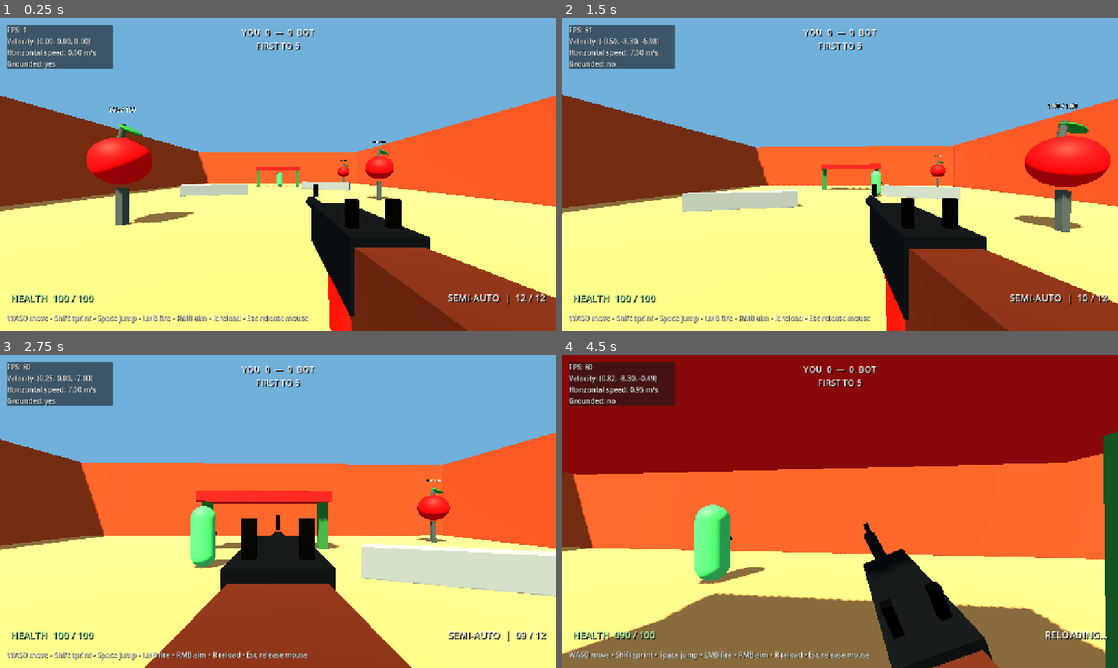
Above: before the commit, frames 1-4 (two rows, left to right).
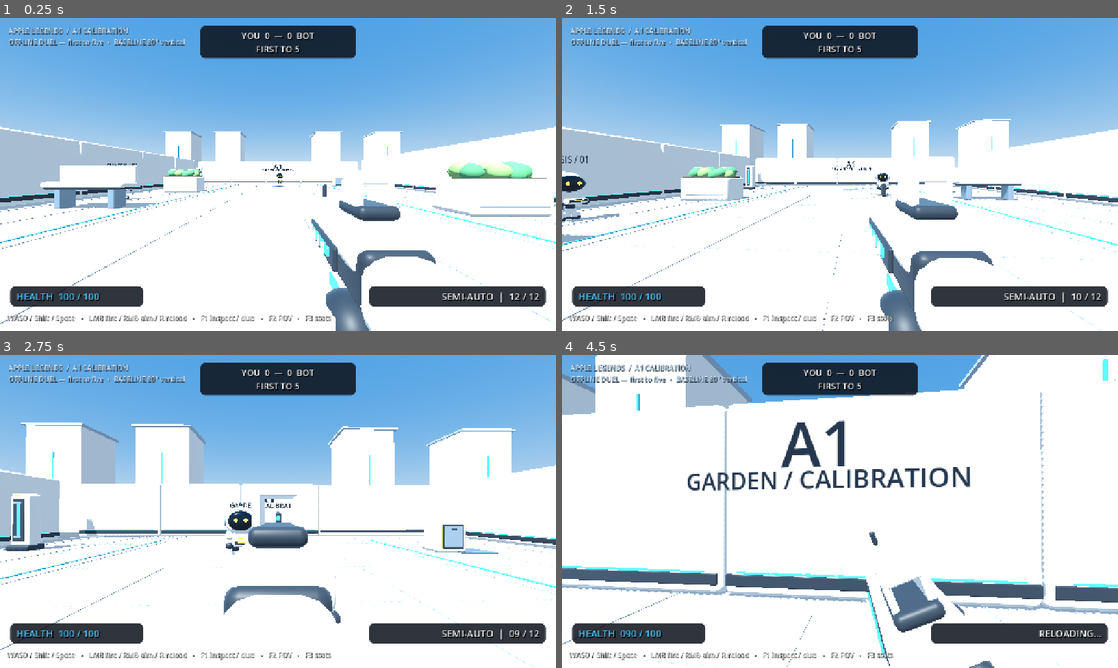
Above: after the commit, the same moments.

Repository: hjo3-cse40/apple-legends-
Game: Godot game, scene res://scenes/main/main.tscn
Two runs of this game, one before a commit and one after it. Both use one fixed random seed, a clock stepped at 60 frames per second and the inputs below.
Inputs (mouse positions are in pixels of both pictures, inside the frame that each line leads up to):
- Up to frame 1 (0.25 s): no input
- Up to frame 2 (1.5 s): tap Enter (ui_accept) at 0.5 s; move the mouse to (867, 174) at 0.52 s; hold Right mouse button (aim) 0.53-1.28 s; hold W (move_forward) from 0.53 s (still down); tap Space (jump) at 0.77 s; click (867, 174) at 0.8 s; move the mouse to (812, 174) at 1.27 s; click (812, 174) at 1.35 s
- Up to frame 3 (2.75 s): keep holding W (move_forward); tap Space (jump) at 1.52 s; right-click (250, 511) at 1.55 s; move the mouse to (289, 505) at 2.02 s; hold Right mouse button (aim) from 2.03 s (still down); click (289, 505) at 2.3 s
- Up to frame 4 (4.5 s): keep holding W (move_forward); move the mouse to (834, 517) at 2.77 s; release Right mouse button (aim) at 2.78 s; click (834, 517) at 2.85 s; tap Space (jump) at 3.02, 3.77 s; right-click (834, 517) at 3.05 s; move the mouse to (878, 514) at 3.52 s; hold Shift (sprint) 3.53-4.28 s; click (878, 514) at 3.8 s; tap R (reload) at 4.15 s; move the mouse to (795, 508) at 4.27 s; right-click (795, 508) at 4.35 s

The runs differ from the first frame. In frame 1, 77% of the frame differs, in the area x 0-100%, y 0-100%; in frame 2, 77%; in frame 3, 80%; in frame 4, 100%.

Commit message:
Add Blender-authored mini robot art calibration bay

Diff:
--- /dev/null
+++ b/scenes/levels/calibration/calibration_bay.gd
@@ -0,0 +1,259 @@
+extends Node3D
+## Art-only layer over the accepted duel. Simulation distances remain unchanged.
+
+const ROBOT := preload("res://art/calibration/MiniBot.glb")
+const RIFLE := preload("res://art/calibration/PulseRifle.glb")
+const WALL := preload("res://art/calibration/ShellWall.glb")
+const PLANTER := preload("res://art/calibration/GardenPlanter.glb")
+const BENCH := preload("res://art/calibration/CampusBench.glb")
+const CHARGER := preload("res://art/calibration/ChargeColumn.glb")
+const CARGO := preload("res://art/calibration/CargoPod.glb")
+
+var opponent_paused := false
+var reference_fov := false
+var robot_visual: Node3D
+var status: Label
+var elapsed := 0.0
+var last_bot_health := 100.0
+var hit_flash_remaining := 0.0
+var hit_shells: Array[MeshInstance3D] = []
+
+func _ready() -> void:
+	# Inherited scene keeps the original gameplay nodes and unique-name contracts.
+	for node_name in ["LeftCanyon", "RightCanyon", "FarCanyon", "NearCanyon", "BarrierLeft", "BarrierRight", "LowCeilingBeam", "Targets"]:
+		get_node(node_name).queue_free()
+	var floor_mesh := $Ground/Mesh as MeshInstance3D
+	$Ground.position.y = -0.2
+	floor_mesh.material_override = _material(Color("cbd3df"), 0.76)
+	_build_shell()
+	_build_props()
+	_setup_lighting()
+	_setup_robot()
+	_setup_rifle()
+	_setup_hud()
+
+func _material(color: Color, roughness: float = 0.5) -> StandardMaterial3D:
+	var material := StandardMaterial3D.new()
+	material.albedo_color = color
+	material.roughness = roughness
+	return material
+
+func _asset(scene: PackedScene, at: Vector3, yaw: float = 0.0) -> Node3D:
+	var node := scene.instantiate() as Node3D
+	add_child(node)
+	node.position = at
+	node.rotation.y = yaw
+	return node
+
+func _solid(at: Vector3, size: Vector3) -> void:
+	var body := StaticBody3D.new()
+	var collision := CollisionShape3D.new()
+	var shape := BoxShape3D.new()
+	shape.size = size
+	collision.shape = shape
+	body.add_child(collision)
+	add_child(body)
+	body.position = at
+
+func _block(at: Vector3, size: Vector3, color: Color) -> MeshInstance3D:
+	var node := MeshInstance3D.new()
+	var mesh := BoxMesh.new()
+	mesh.size = size
+	node.mesh = mesh
+	node.material_override = _material(color)
+	add_child(node)
+	node.position = at
+	return node
+
+func _build_shell() -> void:
+	# Clear center for the current LOS/strafe bot; all hero props sit to the sides.
+	for x in [-14.0, 14.0]:
+		for z in [-15.0, -9.0, -3.0, 3.0, 9.0, 15.0]:
+			_asset(WALL, Vector3(x, 0, z), PI / 2.0 if x < 0 else -PI / 2.0)
+		_solid(Vector3(x, 2, 0), Vector3(0.55, 4, 40))
+	for z in [-20.0, 20.0]:
+		for x in [-11.0, -5.0, 1.0, 7.0, 11.0]:
+			_asset(WALL, Vector3(x, 0, z), 0.0 if z < 0 else PI)
+		_solid(Vector3(0, 2, z), Vector3(28, 4, 0.55))
+	for z in range(-18, 19, 3):
+		_block(Vector3(0, 0.011, z), Vector3(27.5, 0.012, 0.028), Color("a9b7c8"))
+	for x in range(-12, 13, 3):
+		_block(Vector3(x, 0.012, 0), Vector3(0.028, 0.012, 39.5), Color("a9b7c8"))
+	for x in [-6.5, 6.5]:
+		_block(Vector3(x, 0.025, 0), Vector3(0.065, 0.02, 33), Color("38bdf8"))
+	# Non-playable skyline supplies scale without extra routes or bot navigation.
+	for x in [-20.0, -10.0, 10.0, 22.0]:
+		_block(Vector3(x, 5, -27), Vector3(5, 10, 5), Color("e2e8f0"))
+		_block(Vector3(x, 10.1, -27), Vector3(5.5, 0.2, 5.5), Color("94a3b8"))
+		_block(Vector3(x, 5, -24.45), Vector3(0.12, 5.0, 0.05), Color("38bdf8"))
+	_label("A1", Vector3(0, 3.05, -19.68), 100)
+	_label("GARDEN / CALIBRATION", Vector3(0, 2.35, -19.68), 40)
+
+func _build_props() -> void:
+	for at in [Vector3(-9, 0, -5), Vector3(9, 0, 5)]:
+		_asset(PLANTER, at)
+		_solid(at + Vector3(0, 0.73, 0), Vector3(3.2, 1.46, 1.8))
+	for at in [Vector3(-9, 0, 4), Vector3(9, 0, -6)]:
+		_asset(BENCH, at)
+		_solid(at + Vector3(0, 1.15, 0), Vector3(3.8, 0.27, 1.0))
+		_solid(at + Vector3(0, 1.62, 0.39), Vector3(3.8, 0.91, 0.24))
+	for at in [Vector3(-11, 0, -13), Vector3(11, 0, 13)]:
+		_asset(CHARGER, at)
+		_solid(at + Vector3(0, 1.35, 0), Vector3(0.86, 2.5, 0.66))
+	for at in [Vector3(-8, 0, 10), Vector3(8, 0, -12)]:
+		_asset(CARGO, at)
+		_solid(at + Vector3(0, 0.7, 0), Vector3(1.2, 1.4, 1.1))
+	# A static, non-damageable chassis for close inspection, outside the duel lane.
+	var display := _asset(ROBOT, Vector3(-10, 0, 1), PI / 2)
+	display.name = "DisplayRobot"
+	_label("CHASSIS / 01", Vector3(-10, 2.2, 1), 28)
+	for marker in get_tree().get_nodes_in_group("player_spawn") + get_tree().get_nodes_in_group("bot_spawn"):
+		var at: Vector3 = (marker as Node3D).position
+		_block(Vector3(at.x, 0.028, at.z), Vector3(1.5, 0.025, 1.5), Color("475569"))
+		_block(Vector3(at.x, 0.044, at.z + 0.65), Vector3(1.3, 0.018, 0.04), Color("38bdf8"))
+
+func _label(text: String, at: Vector3, font_size: int) -> void:
+	var label := Label3D.new()
+	label.text = text
+	label.font_size = font_size
+	label.pixel_size = 0.012
+	label.modulate = Color("263547")
+	label.outline_size = 0
+	add_child(label)
+	label.position = at
+
+func _setup_lighting() -> void:
+	var environment := Environment.new()
+	var sky := Sky.new()
+	var sky_material := ProceduralSkyMaterial.new()
+	sky_material.sky_top_color = Color("468ce2")
+	sky_material.sky_horizon_color = Color("c9e3fa")
+	sky_material.ground_bottom_color = Color("70849e")
+	sky_material.ground_horizon_color = Color("c9e3fa")
+	sky.sky_material = sky_material
+	environment.background_mode = Environment.BG_SKY
+	environment.sky = sky
+	environment.ambient_light_source = Environment.AMBIENT_SOURCE_COLOR
+	environment.ambient_light_color = Color("bcd6f0")
+	environment.ambient_light_energy = 0.65
+	environment.reflected_light_source = Environment.REFLECTION_SOURCE_SKY
+	environment.tonemap_mode = Environment.TONE_MAPPER_FILMIC
+	environment.tonemap_exposure = 0.8
+	$WorldEnvironment.environment = environment
+	$Sun.light_color = Color("fff3df")
+	$Sun.light_energy = 1.1
+
+func _setup_robot() -> void:
+	var visuals := $DuelBot/Visuals as Node3D
+	for name in ["Body", "Visor", "Rifle"]:
+		visuals.get_node(name).hide()
+	robot_visual = ROBOT.instantiate() as Node3D
+	visuals.add_child(robot_visual)
+	# Blender -Y exports as +Z, matching the bot's model-front convention.
+	robot_visual.rotation.y = 0
+	robot_visual.scale = Vector3.ONE * 1.06
+	for name in ["Helmet", "ChestShell"]:
+		var mesh := robot_visual.find_child(name, true, false) as MeshInstance3D
+		if mesh != null:
+			hit_shells.append(mesh)
+	last_bot_health = $DuelBot.current_health
+	$DuelBot.health_changed.connect(_on_bot_health_changed)
+
+func _on_bot_health_changed(health: float, _maximum: float) -> void:
+	if health < last_bot_health:
+		hit_flash_remaining = 0.12
+		for mesh in hit_shells:
+			mesh.material_override = _material(Color("ffb36b"), 0.3)
+	last_bot_health = health
+
+func _setup_rifle() -> void:
+	var model := $Player/CameraPivot/Camera/PracticeRifle/ModelRoot as Node3D
+	for child in model.get_children():
+		if child is MeshInstance3D:
+			(child as MeshInstance3D).hide()
+	var rifle := RIFLE.instantiate() as Node3D
+	model.add_child(rifle)
+	rifle.rotation.y = PI
+	rifle.scale = Vector3.ONE * 0.85
+	_set_shadows(rifle, false)
+	var flash := $Player/CameraPivot/Camera/PracticeRifle/ModelRoot/MuzzleFlash as Node3D
+	flash.position = Vector3(0, 0, -0.60)
+	for child in flash.get_children():
+		if child is MeshInstance3D:
+			var material := _material(Color("4cc9ff"))
+			material.shading_mode = BaseMaterial3D.SHADING_MODE_UNSHADED
+			material.emission_enabled = true
+			material.emission = Color("38bdf8")
+			(child as MeshInstance3D).material_override = material
+	$Player/CameraPivot/Camera/PracticeRifle.impact_color = Color("38bdf8")
+
+func _set_shadows(node: Node, enabled: bool) -> void:
+	if node is MeshInstance3D:
+		(node as MeshInstance3D).cast_shadow = GeometryInstance3D.SHADOW_CASTING_SETTING_ON if enabled else GeometryInstance3D.SHADOW_CASTING_SETTING_OFF
+	for child in node.get_children():
+		_set_shadows(child, enabled)
+
+func _setup_hud() -> void:
+	var hud := $DebugHUD as DebugHUD
+	hud.get_node("ReadoutPanel").hide()
+	(hud.get_node("Help") as Label).text = "WASD / Shift / Space   •   LMB fire / RMB aim / R reload   •   F1 inspect / duel   •   F2 FOV   •   F3 stats"
+	hud.health_readout.add_theme_color_override("font_color", Color("4cc9ff"))
+	for label in [hud.health_readout, hud.ammo_readout, hud.score_readout]:
+		var style := StyleBoxFlat.new()
+		style.bg_color = Color(0.045, 0.065, 0.10, 0.85)
+		style.set_corner_radius_all(12)
+		style.content_margin_left = 14
+		style.content_margin_right = 14
+		style.content_margin_top = 8
+		style.content_margin_bottom = 8
+		label.add_theme_stylebox_override("normal", style)
+	hud.score_readout.anchor_left = 0.36
+	hud.score_readout.anchor_right = 0.64
+	status = Label.new()
+	status.position = Vector2(20, 18)
+	status.add_theme_font_size_override("font_size", 16)
+	status.add_theme_color_override("font_color", Color("d3eafd"))
+	status.add_theme_color_override("font_shadow_color", Color("152536"))
+	status.add_theme_constant_override("shadow_offset_x", 1)
+	status.add_theme_constant_override("shadow_offset_y", 1)
+	hud.add_child(status)
+	_update_status()
+
+func _unhandled_input(event: InputEvent) -> void:
+	if not event is InputEventKey or not event.pressed or event.echo:
+		return
+	match event.physical_keycode:
+		KEY_F1:
+			opponent_paused = not opponent_paused
+			$DuelBot.set_physics_process(not opponent_paused)
+			$DuelBot/Visuals/MuzzleFlash.hide()
+			$DuelBot.velocity = Vector3.ZERO
+			_update_status()
+		KEY_F2:
+			reference_fov = not reference_fov
+			var fov := 58.7155 if reference_fov else 80.0
+			$Player.field_of_view = fov
+			$Player/CameraPivot/Camera/PracticeRifle.set_hip_field_of_view(fov)
+			# Preserve relative ADS narrowing in both comparison modes.
+			$Player/CameraPivot/Camera/PracticeRifle.ads_field_of_view = fov - 13.0
+			_update_status()
+		KEY_F3:
+			var panel := $DebugHUD/ReadoutPanel as Control
+			panel.visible = not panel.visible
+			panel.position.y = 86
+		_:
+			return
+	get_viewport().set_input_as_handled()
+
+func _update_status() -> void:
+	status.text = "APPLE LEGENDS  /  A1 CALIBRATION\n%s  •  %s" % ["INSPECT — opponent paused" if opponent_paused else "OFFLINE DUEL — first to five", "90° horizontal @ 16:9" if reference_fov else "BASELINE 80° vertical"]
+
+func _process(delta: float) -> void:
+	elapsed += delta
+	hit_flash_remaining = maxf(0.0, hit_flash_remaining - delta)
+	if hit_flash_remaining <= 0:
+		for mesh in hit_shells:
+			mesh.material_override = null
+	if is_instance_valid(robot_visual):
+		var moving := ($DuelBot as CharacterBody3D).velocity.length() > 0.5
+		robot_visual.position.y = absf(sin(elapsed * 14.0)) * 0.025 if moving else 0.0
--- /dev/null
+++ b/scenes/levels/calibration/calibration_bay.tscn
@@ -0,0 +1,7 @@
+[gd_scene load_steps=3 format=3]
+
+[ext_resource type="PackedScene" path="res://scenes/levels/movement_lab.tscn" id="1_base"]
+[ext_resource type="Script" path="res://scenes/levels/calibration/calibration_bay.gd" id="2_art"]
+
+[node name="CalibrationBay" instance=ExtResource("1_base")]
+script = ExtResource("2_art")
--- a/scenes/main/main.tscn
+++ b/scenes/main/main.tscn
@@ -1,6 +1,6 @@
 [gd_scene load_steps=2 format=3]
 
-[ext_resource type="PackedScene" path="res://scenes/levels/movement_lab.tscn" id="1_lab"]
+[ext_resource type="PackedScene" path="res://scenes/levels/calibration/calibration_bay.tscn" id="1_lab"]
 
 [node name="Main" type="Node3D"]
 
--- /dev/null
+++ b/tests/calibration_bay_smoke.gd
@@ -0,0 +1,55 @@
+extends SceneTree
+
+var failures: Array[String] = []
+
+func _init() -> void:
+	call_deferred("run")
+
+func press_key(bay: Node, key: int) -> void:
+	var event := InputEventKey.new()
+	event.physical_keycode = key
+	event.pressed = true
+	bay._unhandled_input(event)
+
+func run() -> void:
+	var main := (load("res://scenes/main/main.tscn") as PackedScene).instantiate()
+	root.add_child(main)
+	await process_frame
+	var bay := main.get_node("MovementLab")
+	var player := bay.get_node("Player") as FirstPersonPlayer
+	var bot := bay.get_node("DuelBot") as DuelBot
+	check(bay.get_node_or_null("DisplayRobot") != null, "inspection chassis exists")
+	check(bay.robot_visual.get_node_or_null("MiniBot/Helmet") != null, "Blender helmet imported")
+	check(not bot.get_node("Visuals/Body").visible, "old bot mesh hidden")
+	check(player.weapon.model_root.find_child("PowerWindow", true, false) != null, "rifle model integrated")
+	press_key(bay, KEY_F1)
+	check(not bot.is_physics_processing() and bay.opponent_paused, "inspection mode disables opponent shooting")
+	for i in 12: await physics_frame
+	check(player.is_on_floor(), "player settles on calibration floor")
+	player.set_physics_process(false)
+	press_key(bay, KEY_F2)
+	check(is_equal_approx(player.field_of_view, 58.7155), "reference FOV converts horizontal to vertical")
+	press_key(bay, KEY_F2)
+	check(is_equal_approx(player.field_of_view, 80.0), "baseline FOV restored")
+	check(is_equal_approx(player.weapon.ads_field_of_view, 67.0), "baseline ADS restored")
+	press_key(bay, KEY_F3)
+	check(bay.get_node("DebugHUD/ReadoutPanel").visible, "debug toggle works")
+	# Actual hitscan must reach the damageable bot through the new visual layer.
+	player.position = Vector3(0, 0, 6)
+	player.rotation = Vector3.ZERO
+	player.camera_pivot.rotation = Vector3.ZERO
+	bot.position = Vector3(0, 0, 0)
+	player.weapon.request_fire()
+	for i in 3: await physics_frame
+	check(bot.current_health < bot.maximum_health, "new robot remains hittable")
+	press_key(bay, KEY_F1)
+	check(bot.is_physics_processing(), "duel resumes")
+	if failures.is_empty():
+		print("PASS: calibration import, floor, bot hit, inspect toggle, FOV/ADS restore, diagnostics")
+		quit(0)
+	else:
+		for failure in failures: push_error("FAIL: " + failure)
+		quit(1)
+
+func check(condition: bool, message: String) -> void:
+	if not condition: failures.append(message)
Binary file added: art/calibration/CampusBench.glb
Not shown, added: art/calibration/CampusBench.glb.import
Binary file added: art/calibration/CargoPod.glb
Not shown, added: art/calibration/CargoPod.glb.import
Binary file added: art/calibration/ChargeColumn.glb
Not shown, added: art/calibration/ChargeColumn.glb.import
Binary file added: art/calibration/GardenPlanter.glb
Not shown, added: art/calibration/GardenPlanter.glb.import
Binary file added: art/calibration/MiniBot.glb
Not shown, added: art/calibration/MiniBot.glb.import
Binary file added: art/calibration/PulseRifle.glb
Not shown, added: art/calibration/PulseRifle.glb.import
(and 11 more such lines)
